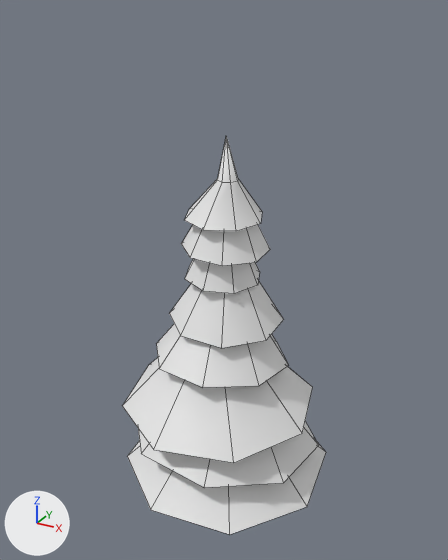
One commit to the FBX model Project/Assets/Graph/3D/_BACKGROUND/LD Elements/Pine_01.fbx: the scene before it, then after it.
Camera for both pictures: a camera (50 mm lens) standing at (1.49, -2.74, 2.92) and looking at (-0.05, 0.05, 1.52). The axes (+X, +Y, +Z) are drawn at lower left. The lights are the same throughout. Mesh edges are drawn as thin lines. Where no turn or scale is listed for an object, it has been applied to the vertices.

Objects in the first picture: 'Pine_01', 'Pine_01.002', 'Pine_02', 'Pine_02.002', 'Pine_03', 'Pine_04', 'Pine_04.002', 'Pine_05'.
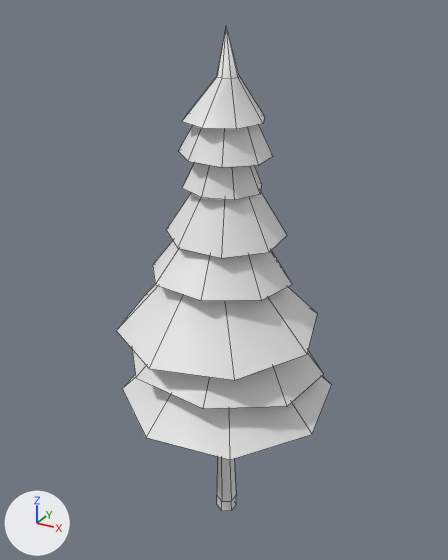
The edits, one by one:
Object 'Pine_04.002' (ob_pine_04_002) moves from (-0.016, -0.036, 1.055) to (-0.016, -0.036, 1.555).
Object 'Pine_03' (ob_pine_03) moves from (-0.004, -0.017, 1.334) to (-0.004, -0.017, 1.834).
Object 'Pine_05' (ob_pine_05) moves from (-0.004, 0.012, 0.638) to (-0.004, 0.012, 1.138).
Object 'Pine_01.002' (ob_pine_01_002) moves from (-0.016, -0.021, 2.128) to (-0.016, -0.021, 2.628).
Object 'Pine_02.002' (ob_pine_02_002) moves from (-0.012, 0.009, 1.953) to (-0.012, 0.009, 2.453).
Object 'Pine_04' (ob_pine_04) moves from (-0.016, 0.009, 0.824) to (-0.016, 0.009, 1.324).
Object 'Pine_01' (ob_pine_01) moves from (-0.022, -0.025, 1.822) to (-0.022, -0.025, 2.322).
Object 'Pine_02' (ob_pine_02) moves from (-0.012, 0.012, 1.562) to (-0.012, 0.012, 2.062).

What differs and where, as boxes (x1, y1, x2, y2) in the pictures (448 x 560 px):
'Pine_04.002', moved: before (123, 358, 313, 463); after (116, 285, 318, 380)
'Pine_05', moved: before (128, 441, 326, 534); after (122, 374, 331, 460)
'Pine_02', moved: before (170, 281, 284, 348); after (166, 191, 287, 258)
'Pine_03', moved: before (157, 324, 288, 388); after (153, 241, 292, 301)
'Pine_04', moved: before (138, 421, 319, 488); after (132, 349, 324, 409)
'Pine_01.002', moved: before (185, 136, 262, 231); after (182, 26, 265, 129)
'Pine_02.002', moved: before (181, 225, 270, 266); after (179, 125, 273, 167)
'Pine_01', moved: before (185, 259, 260, 294); after (182, 163, 262, 200)
